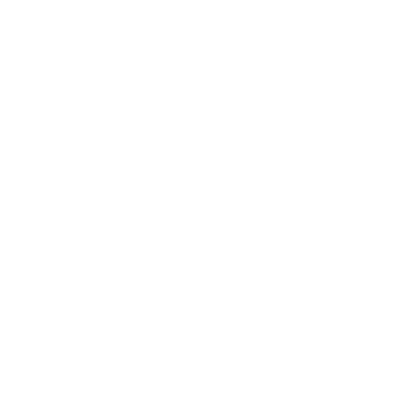
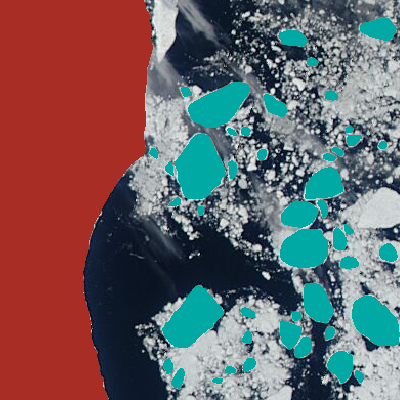
Comparing the layer stacks of the two w=400, h=400 images. Changes:
painted on "landfast ice" over [0, 0, 153, 400]
painted on "ice floes" over [149, 18, 400, 389]
added layer "Layer 1" above "Background" over [0, 0, 400, 400]
